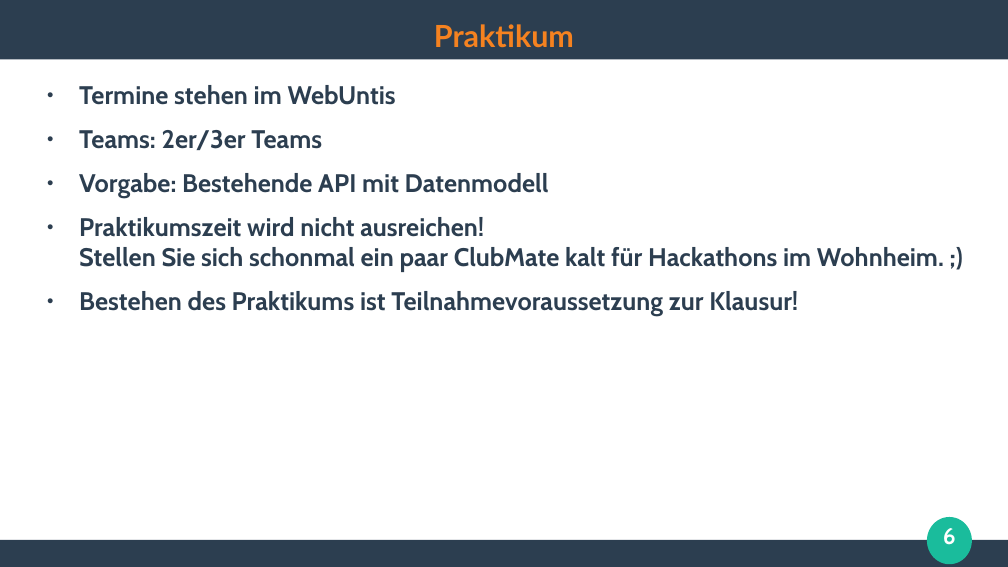
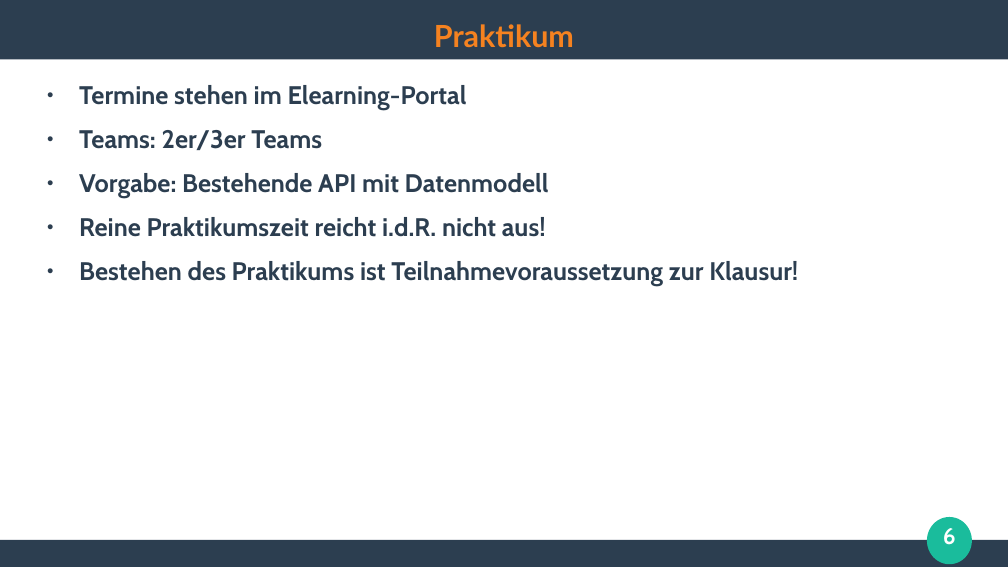
Before and after one commit to ghandmann/HS-AlbSig-WebAnwendungen2, a slide deck: slide 6 of Kapitel/00_Begruessung.odp. Drawn at 1008x567 pixels with LibreOffice and Linux fonts; fonts in the diff are those of the drawing. Boxes give left, top, right and bottom in pixels: in the first picture for what was removed or moved away, otherwise in the second. Text is boxed around its words. In the diff, an @@ line names an element or a change of style, - is before the commit and + after.

```diff
--- a/Kapitel/00_Begruessung.odp
+++ b/Kapitel/00_Begruessung.odp
@@ text at [79,85,467,110]: text changed @@
-● Termine stehen im WebUntis
+● Termine stehen im Elearning-Portal
@@ text at [79,217,546,237]: text changed @@
-● Praktikumszeit wird nicht ausreichen!
-  Stellen Sie sich schonmal ein paar ClubMate kalt für Hackathons im Wohnheim. ;)
+● Reine Praktikumszeit reicht i.d.R. nicht aus!
```
Also in this commit, not shown: 1 other slide changed, 9 other files.
